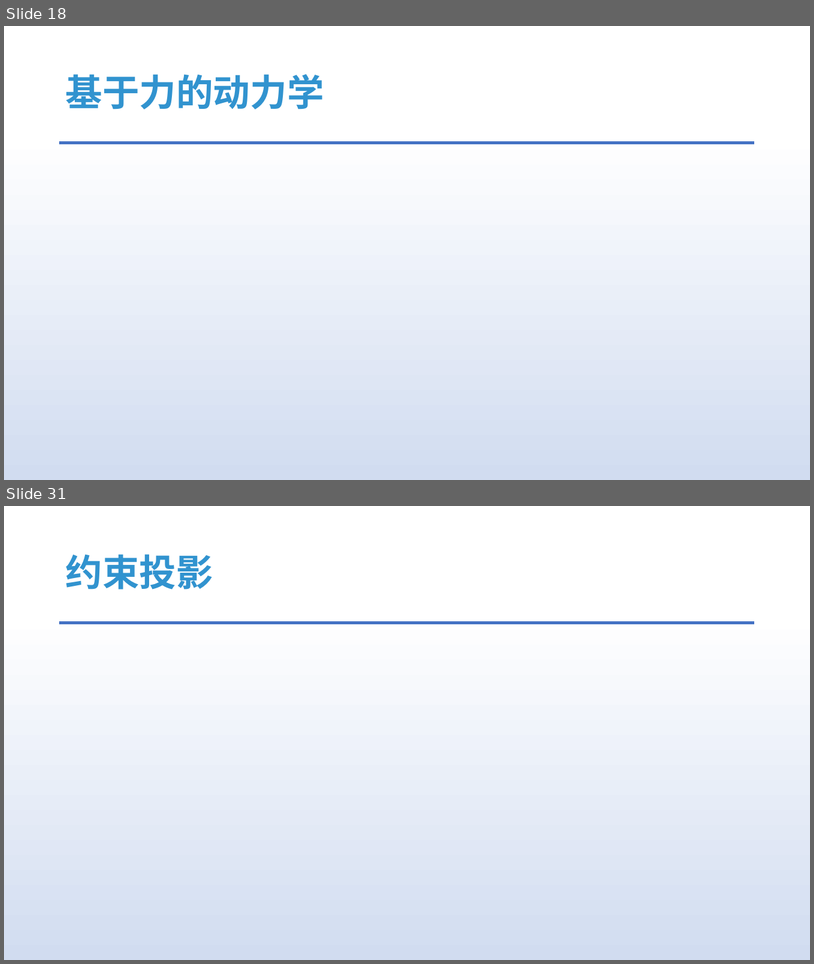
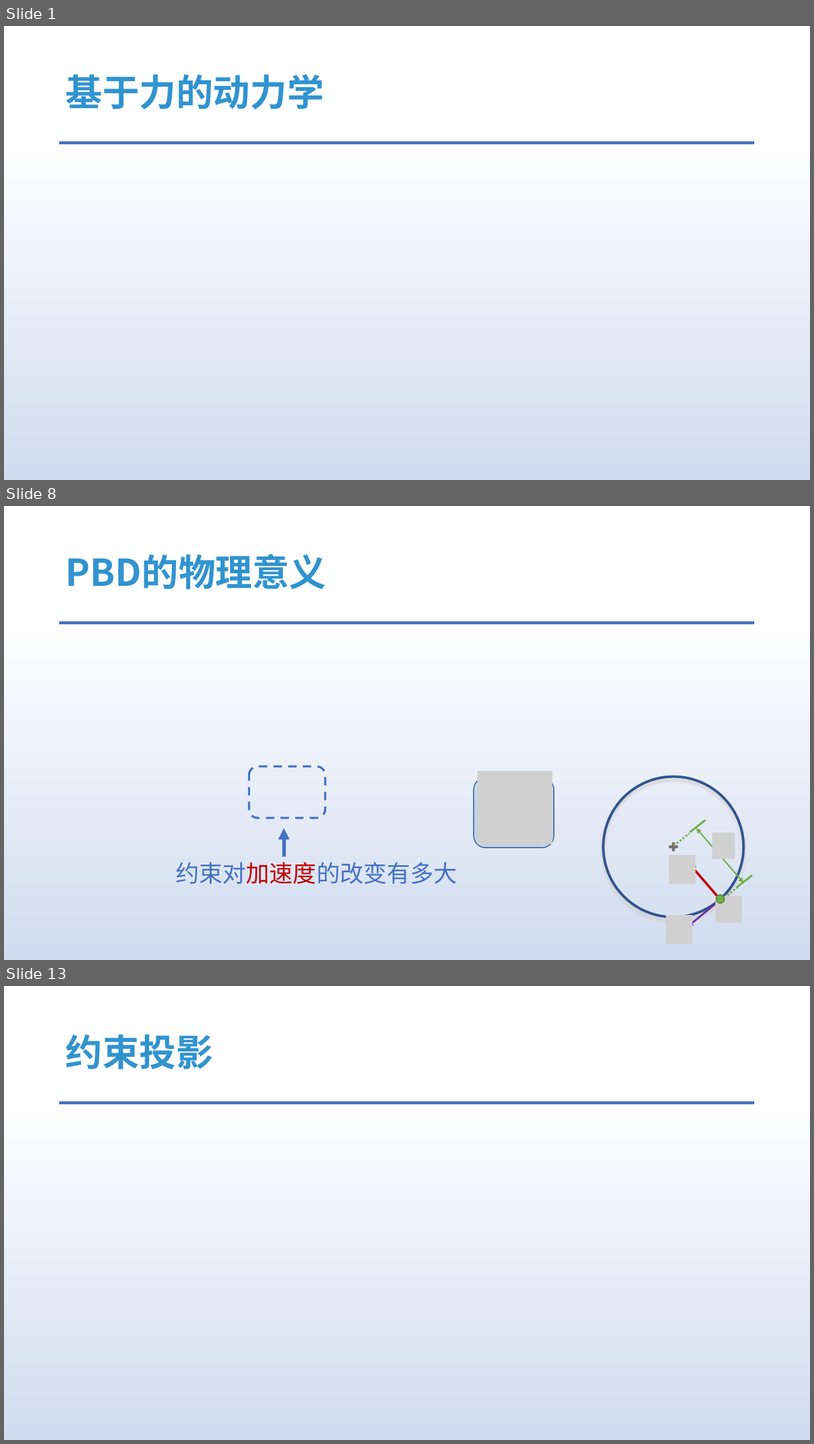
Before and after one commit to answerear/UnityFluid, a slide deck: doc/流体模拟入门分享-Part II.pptx. Shown one above the other, each under a label of ours: slides 18 and 31 before the commit, slides 1, 8 and 13 after it; the slides between them are not shown. The pictures are 814x964 and 814x1444 pixels, drawn with LibreOffice and Linux fonts; fonts in the diff are those of the drawing; grey boxes stand for pictures. Boxes give left, top, right and bottom in pixels: in the first picture for what was removed or moved away, otherwise in the second. Text is boxed around its words. In the diff, an @@ line names an element or a change of style, - is before the commit and + after.

```diff
--- a/doc/流体模拟入门分享-Part II.pptx
+++ b/doc/流体模拟入门分享-Part II.pptx
@@ slide 8 added at (x1=4, y1=506, x2=810, y2=960), background gradient #FFFFFF to #D1DCF0 to #DAE3F3 to #ABC0E4 to #BECEEA to #C7D5ED; not listed: 1 template element that a slide beside it also shows @@
@@ title added at (x1=65, y1=554, x2=326, y2=589), 44 pt, text #3193CF, bold @@
+PBD的物理意义
@@ rounded rectangle added at (x1=249, y1=766, x2=325, y2=817), outline #4472C4 2.5 pt dashed @@
@@ picture added at (x1=477, y1=771, x2=552, y2=844) @@
@@ rounded rectangle added at (x1=474, y1=778, x2=555, y2=847), fill #4472C4 at 20% opacity, outline #325491 1 pt @@
@@ arrow added from (284, 856) to (284, 828), #4472C4 4.5 pt @@
@@ text added at (x1=176, y1=862, x2=458, y2=883), 28 pt, text #4472C4 @@
+  约束对加速度的改变有多大
@@ group added at (x1=603, y1=777, x2=753, y2=944): 4 lines, 4 pictures, 2 ellipses, 2 arrows, 1 plus sign, 1 double arrow @@
@@ what was slide 18 is now slide 1 @@
@@ what was slide 31 is now slide 13 @@
```
Also in this commit, not shown: 7 slides changed, 4 other slides added, 24 slides removed, 1 other file.
